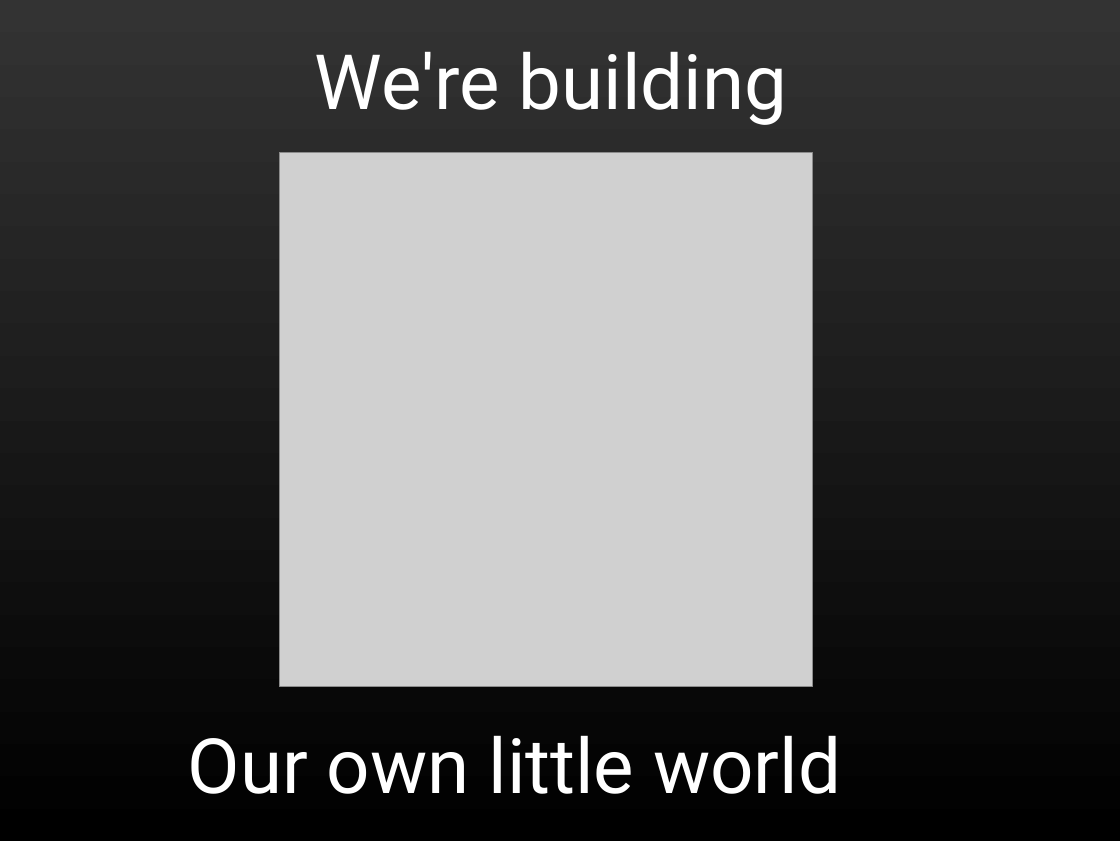
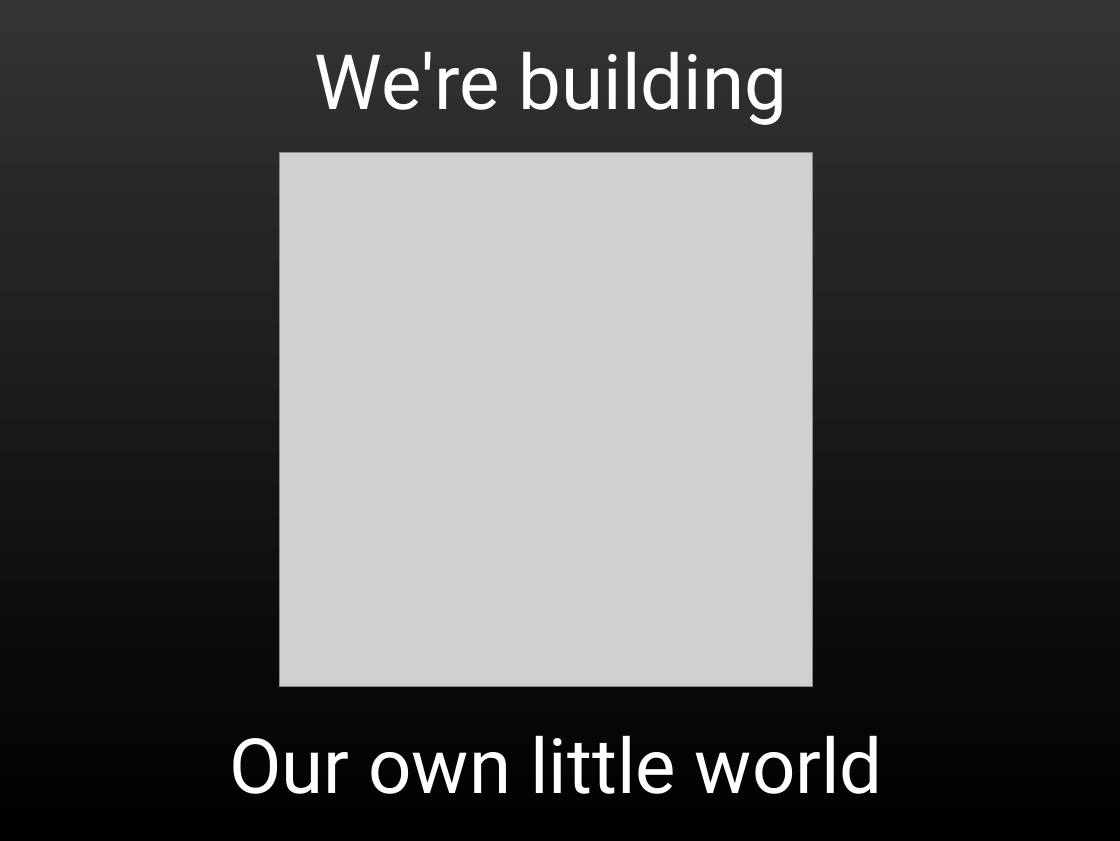
Before and after one commit to shegeek/teapots_can_fly, a slide deck: slide 4 of slides/teapots0.odp. Drawn at 1120x841 pixels with LibreOffice and Linux fonts; fonts in the diff are those of the drawing; grey boxes stand for pictures. Boxes give left, top, right and bottom in pixels: in the first picture for what was removed or moved away, otherwise in the second. Text is boxed around its words. In the diff, an @@ line names an element or a change of style, - is before the commit and + after.

```diff
--- a/slides/teapots0.odp
+++ b/slides/teapots0.odp
@@ text "Our own little world": place and size @@
-text "Our own little world" at [188,735,841,794]
+text "Our own little world" at [229,735,883,794]
```
Also in this commit, not shown: 4 other slides changed.
